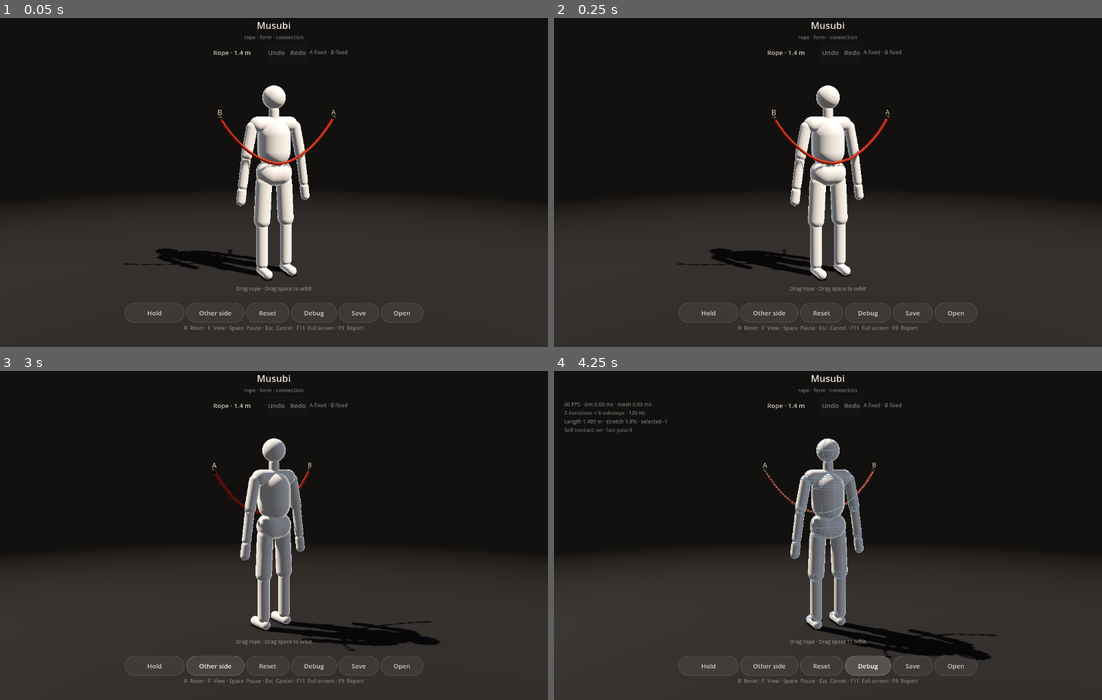
Above: before the commit, frames 1-4 (two rows, left to right).
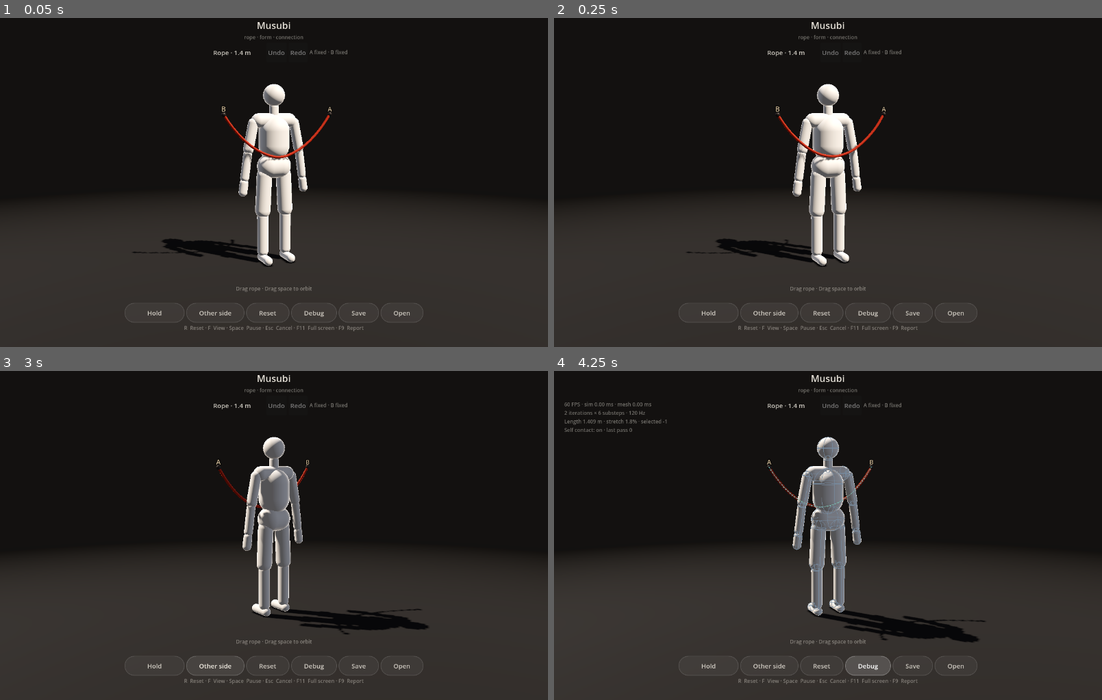
Above: after the commit, the same moments.

Repository: YoungSx/musubi
Game: Godot game, scene res://scenes/main/main.tscn
Two runs of this game, one before a commit and one after it. Both use one fixed random seed, a clock stepped at 60 frames per second and the inputs below.
Inputs:
- Up to frame 1 (0.05 s): no input
- Up to frame 2 (0.25 s): no input
- Up to frame 3 (3 s): click "Rope · 1.4 m" at 0.5 s; click "Hold" at 1.25 s; click "Continue" at 2 s; click "Other side" at 2.75 s
- Up to frame 4 (4.25 s): click "Debug" at 3.5 s

The runs differ from the first frame. In frame 1, 3.8% of the frame differs, in the area x 22-62%, y 19-80%; in frame 2, 3.7%; in frame 3, 4.0%; in frame 4, 4.4%, in the area x 38-81%, y 19-88%.

Commit message:
Tune long-rope performance and validate Windows creation release 0.3.0

Diff:
--- a/data/camera/default_camera.tres
+++ b/data/camera/default_camera.tres
@@ -4,4 +4,5 @@
 
 [resource]
 script = ExtResource("1_config")
-distance = 4.3
+distance = 4.6
+focus = Vector3(0, 0.85, 0)
--- a/project.godot
+++ b/project.godot
@@ -11,7 +11,7 @@
 [application]
 
 config/name="Musubi"
-config/version="0.2.0"
+config/version="0.3.0"
 config/description="An interactive study of rope, form and connection."
 run/main_scene="res://scenes/main/main.tscn"
 config/features=PackedStringArray("4.7", "Mobile")
--- a/scripts/camera/camera_rig.gd
+++ b/scripts/camera/camera_rig.gd
@@ -151,6 +151,11 @@
 
 
 func _apply_current() -> void:
+	# Desktop controls occupy roughly fixed canvas space. Widen the vertical
+	# field of view in short/high-DPI windows so the default figure stays clear
+	# of the header/footer, without changing saved camera intent.
+	var canvas_height := maxf(get_viewport().get_visible_rect().size.y, 1.0)
+	_camera.fov = minf(config.fov * maxf(1.0, 640.0 / canvas_height), 70.0) if OS.has_feature("pc") else config.fov
 	_camera.transform = compute_camera_transform(_current.yaw, _current.pitch, _current.distance, _current.focus)
 
 
--- a/scripts/core/app_controller.gd
+++ b/scripts/core/app_controller.gd
@@ -54,7 +54,7 @@
 			if interaction_manager.get_selected_index() >= 0:
 				interaction_manager.cancel_drag()
 				return
-			var changed := history.undo(rope) if action == &"undo" else history.redo(rope)
+			var changed := history.undo(self) if action == &"undo" else history.redo(self)
 			if changed:
 				hud.set_status("Undone" if action == &"undo" else "Redone")
 			_refresh_history_controls()
@@ -86,6 +86,7 @@
 	var changed := rope.new_rope(length_m)
 	if changed:
 		_record_edit(before, rope.capture_scene_state())
+		_last_creation_path = ""
 		$PerformanceCapture.recorder.reset()
 		hud.set_status("New %.1f m rope" % length_m)
 	return changed
@@ -118,7 +119,7 @@
 ## Returns every module to its initial state.
 func reset() -> void:
 	interaction_manager.reset()
-	var before := rope.capture_scene_state()
+	var before := MusubiSceneState.capture(self)
 	mannequin.reset_pose()
 	_configure_collision()
 	rope.reset()
@@ -126,11 +127,16 @@
 	$PerformanceCapture.recorder.reset()
 	rope_debug.refresh_collision(mannequin)
 	hud.set_status("")
-	_record_edit(before, rope.capture_scene_state())
+	history.record(before, MusubiSceneState.capture(self))
+	_refresh_history_controls()
 
 
 func _record_edit(before: Dictionary, after: Dictionary) -> void:
-	history.record(before, after)
+	var scene_before := MusubiSceneState.capture(self)
+	var scene_after := scene_before.duplicate(true)
+	scene_before.rope = before
+	scene_after.rope = after
+	history.record(scene_before, scene_after)
 	_refresh_history_controls()
 
 
--- a/scripts/core/rope_history.gd
+++ b/scripts/core/rope_history.gd
@@ -25,17 +25,27 @@
 	_cursor = _entries.size()
 
 
-func undo(rope: Rope) -> bool:
-	if not can_undo() or not rope.restore_scene_state(_entries[_cursor - 1].before):
+func undo(app: Node) -> bool:
+	if not can_undo() or not _restore(app, _entries[_cursor - 1].before):
 		return false
 	_cursor -= 1
 	return true
 
 
-func redo(rope: Rope) -> bool:
-	if not can_redo() or not rope.restore_scene_state(_entries[_cursor].after):
+func redo(app: Node) -> bool:
+	if not can_redo() or not _restore(app, _entries[_cursor].after):
 		return false
 	_cursor += 1
+	return true
+
+
+func _restore(app: Node, state: Dictionary) -> bool:
+	var restored := state.duplicate(true)
+	# Rebuild the matching obstacle pose but keep the user's current view.
+	restored.camera = app.camera_rig.capture_state()
+	if not MusubiSceneState.apply(app, restored):
+		return false
+	app.rope_debug.refresh_collision(app.mannequin)
 	return true
 
 
--- a/scripts/rope/rope_config.gd
+++ b/scripts/rope/rope_config.gd
@@ -51,6 +51,12 @@
 	else:
 		return null
 	result.length = length_m
+	if length_m > 1.4:
+		# Longer ropes retain ~3 cm sampling but use a desktop 60 Hz schedule.
+		# Eight to ten substeps preserve contact/length quality without paying
+		# for two complete simulations per 60 Hz rendered frame.
+		result.simulation_rate = 60
+		result.substeps = 10 if length_m < 3.0 else 8
 	return result
 
 
--- a/scripts/rope/rope_self_collision.gd
+++ b/scripts/rope/rope_self_collision.gd
@@ -21,7 +21,10 @@
 	var count := p.size() - 1
 	_minimum.resize(count)
 	_maximum.resize(count)
-	_order.resize(count)
+	if _order.size() != count:
+		_order.resize(count)
+		for i in count:
+			_order[i] = i
 	var diameter := radius * 2.0 + SKIN
 	# Nearby material belongs to the same continuous tube. At fine resolution,
 	# exclude enough neighbors to avoid inflating a straight rope against itself.
@@ -29,12 +32,15 @@
 	for i in count:
 		_minimum[i] = p[i].min(p[i + 1]).min(start[i]).min(start[i + 1]) - Vector3.ONE * radius
 		_maximum[i] = p[i].max(p[i + 1]).max(start[i]).max(start[i + 1]) + Vector3.ONE * (radius + SKIN)
-		_order[i] = i
+	# Keep temporal ordering: neighboring substeps barely move the bounds.
+	# Index tie-breaking makes the result independent of cache/restore history.
+	for i in count:
+		var segment := _order[i]
 		var k := i
-		while k > 0 and _minimum[_order[k - 1]].x > _minimum[i].x:
+		while k > 0 and (_minimum[_order[k - 1]].x > _minimum[segment].x or (_minimum[_order[k - 1]].x == _minimum[segment].x and _order[k - 1] > segment)):
 			_order[k] = _order[k - 1]
 			k -= 1
-		_order[k] = i
+		_order[k] = segment
 	for a in count:
 		var i := _order[a]
 		for b in range(a + 1, count):
--- a/tests/unit/test_rope_history.gd
+++ b/tests/unit/test_rope_history.gd
@@ -62,6 +62,20 @@
 	assert_eq(DesktopShortcuts.action_for_key(key), &"redo", "Ctrl Y")
 
 
+func test_reset_undo_restores_obstacles_but_keeps_current_view() -> void:
+	var app := _app()
+	app.mannequin.position = Vector3(0.1, 0.05, 0.1)
+	app._configure_collision()
+	app.rope.set_held(true)
+	var pose := app.mannequin.global_transform
+	app.reset()
+	app.camera_rig.orbit(Vector2(0.2, 0.1))
+	var view := app.camera_rig.capture_state()
+	app.handle_action(&"undo")
+	assert_eq(app.mannequin.global_transform, pose, "undo reset restores matching obstacle pose")
+	assert_eq(app.camera_rig.capture_state(), view, "undo keeps current inspection view")
+
+
 func _app() -> AppController:
 	var app := add_to_tree(load("res://scenes/main/main.tscn").instantiate()) as AppController
 	app.process_mode = Node.PROCESS_MODE_DISABLED
--- a/tools/benchmark_creation.gd
+++ b/tools/benchmark_creation.gd
@@ -34,6 +34,8 @@
 		timings.sort()
 		report[str(length_m)] = {"cpu_median_ms": timings[180], "cpu_p95_ms": timings[341], "max_stretch": worst_stretch}
 		print(length_m, "m: ", report[str(length_m)])
+		if worst_stretch > 0.08:
+			failures += 1
 	# Saturate bounded history, then check repeated creation/reset does not keep
 	# increasing live object count or grow memory by more than allocator slack.
 	for edit in 40:
--- a/tools/verify_creation_workflow.gd
+++ b/tools/verify_creation_workflow.gd
@@ -51,6 +51,7 @@
 	# is nearer the center than the torso. Check winding as well as back passage.
 	_check(absf(turn) > 4.0 and farthest_back < -0.05, "input-created rope passes around mannequin")
 	_check(app.rope.get_simulation().get_max_segment_stretch() < 0.08, "wrap keeps bounded rope length")
+	print("Rendered creation performance: ", app.get_node("PerformanceCapture").recorder.summary())
 	await RenderingServer.frame_post_draw
 	root.get_texture().get_image().save_png(args[0].path_join("creation-wrap.png"))
 	var path := args[0].path_join("input-created-wrap.musubi")
@@ -58,8 +59,38 @@
 	app.new_rope(1.4)
 	_check(app.load_creation(path), "saved long creation loads over short rope")
 	_check(app.rope.get_simulation().get_positions() == points, "saved geometry restored exactly")
+	await _verify_depth_passage(args[0])
 	print("Creation workflow failures: ", failures)
 	quit(1 if failures else 0)
+
+
+func _verify_depth_passage(output: String) -> void:
+	# Approach the open space beside the left leg from in front, then move
+	# through depth. This exercises re-grabbing and under/over placement without
+	# injecting a prebuilt knot or changing particle positions.
+	var camera := app.camera_rig.get_camera()
+	await _frames(3)
+	pointer = camera.unproject_position(app.rope.get_simulation().get_point(0))
+	_button(true)
+	await _frames(1)
+	_check(app.interaction_manager.get_selected_index() == 0, "re-grab saved free endpoint")
+	if app.interaction_manager.get_selected_index() != 0:
+		return
+	var start := app.rope.get_simulation().get_point(0)
+	var front := Vector3(-0.23, 0.65, 0.35)
+	var back := Vector3(-0.23, 0.65, -0.25)
+	for phase in 2:
+		for frame in 90:
+			_move_to((start if phase == 0 else front).lerp(front if phase == 0 else back, float(frame + 1) / 90.0))
+			await _frames(2)
+	await _frames(60)
+	var reached := app.rope.get_simulation().get_point(0)
+	print("Depth passage endpoint=", reached, " target=", back)
+	_check(reached.z < -0.05, "wheel and pointer move free end through to back side")
+	_button(false)
+	await _frames(2)
+	await RenderingServer.frame_post_draw
+	root.get_texture().get_image().save_png(output.path_join("creation-depth-passage.png"))
 
 
 func _move_to(target: Vector3) -> void:
--- /dev/null
+++ b/tools/verify_desktop_stability.gd
@@ -0,0 +1,50 @@
+extends SceneTree
+## One minute of rendered operation across all lengths, fullscreen transitions
+## and window sizes. Run separately from other rendered automation/profiling.
+
+func _initialize() -> void:
+	_run.call_deferred()
+
+
+func _run() -> void:
+	var app := load("res://scenes/main/main.tscn").instantiate() as AppController
+	root.add_child(app)
+	var failures := 0
+	var memory_before := 0.0
+	var objects_before := 0.0
+	for length_m in [1.4, 2.2, 3.0]:
+		app.new_rope(length_m)
+		for frame in 120:
+			await process_frame
+		if memory_before == 0:
+			memory_before = Performance.get_monitor(Performance.MEMORY_STATIC)
+			objects_before = Performance.get_monitor(Performance.OBJECT_COUNT)
+		app.get_node("PerformanceCapture").recorder.reset()
+		for frame in 1200:
+			if frame in [300, 600]:
+				var key := InputEventKey.new()
+				key.keycode = KEY_F11
+				key.pressed = true
+				Input.parse_input_event(key)
+				key = key.duplicate()
+				key.pressed = false
+				Input.parse_input_event(key)
+			if frame == 800:
+				root.size = Vector2i(960, 640)
+			if frame == 1000:
+				root.size = Vector2i(1280, 800)
+			await process_frame
+		var summary: Dictionary = app.get_node("PerformanceCapture").recorder.summary()
+		print("Rendered stability ", length_m, "m: ", summary)
+		if (length_m == 1.4 and summary.fps < 55) or summary.fps < 30:
+			failures += 1
+		for point in app.rope.get_simulation().get_positions():
+			if not point.is_finite():
+				failures += 1
+	var growth := Performance.get_monitor(Performance.MEMORY_STATIC) - memory_before
+	var objects := Performance.get_monitor(Performance.OBJECT_COUNT) - objects_before
+	print("Rendered stability memory growth bytes=", growth, " live object growth=", objects)
+	if growth > 8 * 1024 * 1024 or objects > 32:
+		failures += 1
+	print("Rendered stability failures: ", failures)
+	quit(1 if failures else 0)
Not shown, changed: export_presets.cfg
Not shown, added: tools/verify_desktop_stability.gd.uid
Not shown, changed: README.md
Not shown, changed: docs/windows-build.md
Not shown, added: docs/windows-creation.md
Not shown, changed: tools/build_windows.ps1
